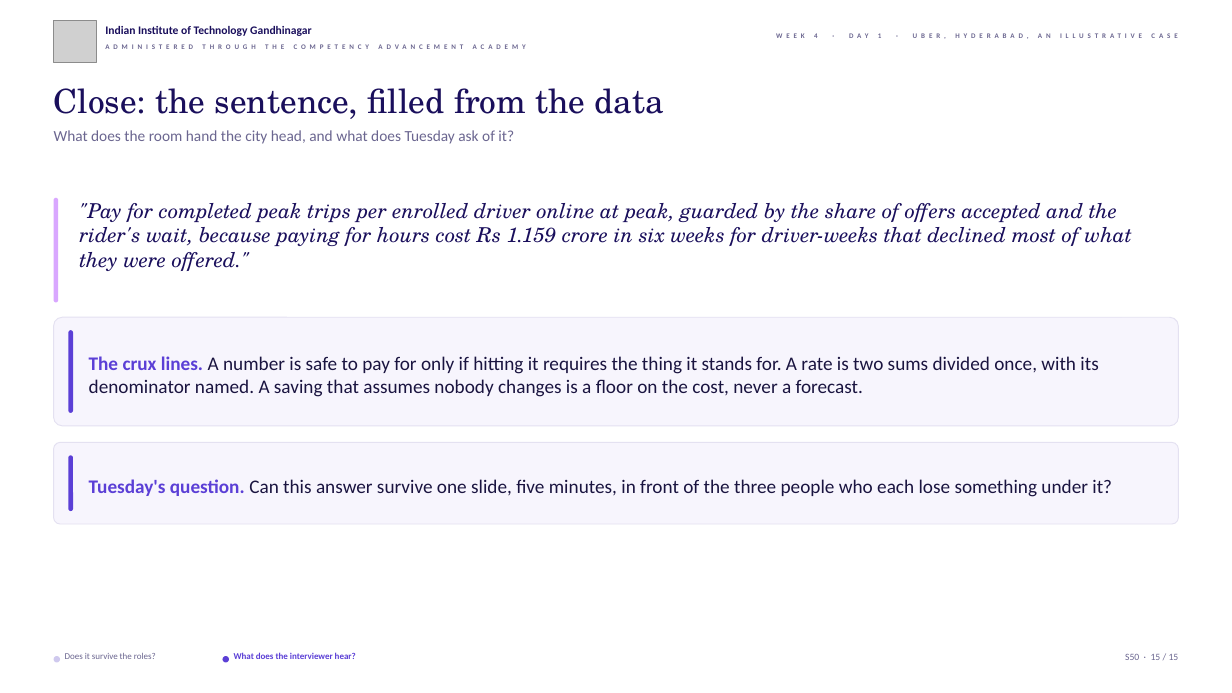
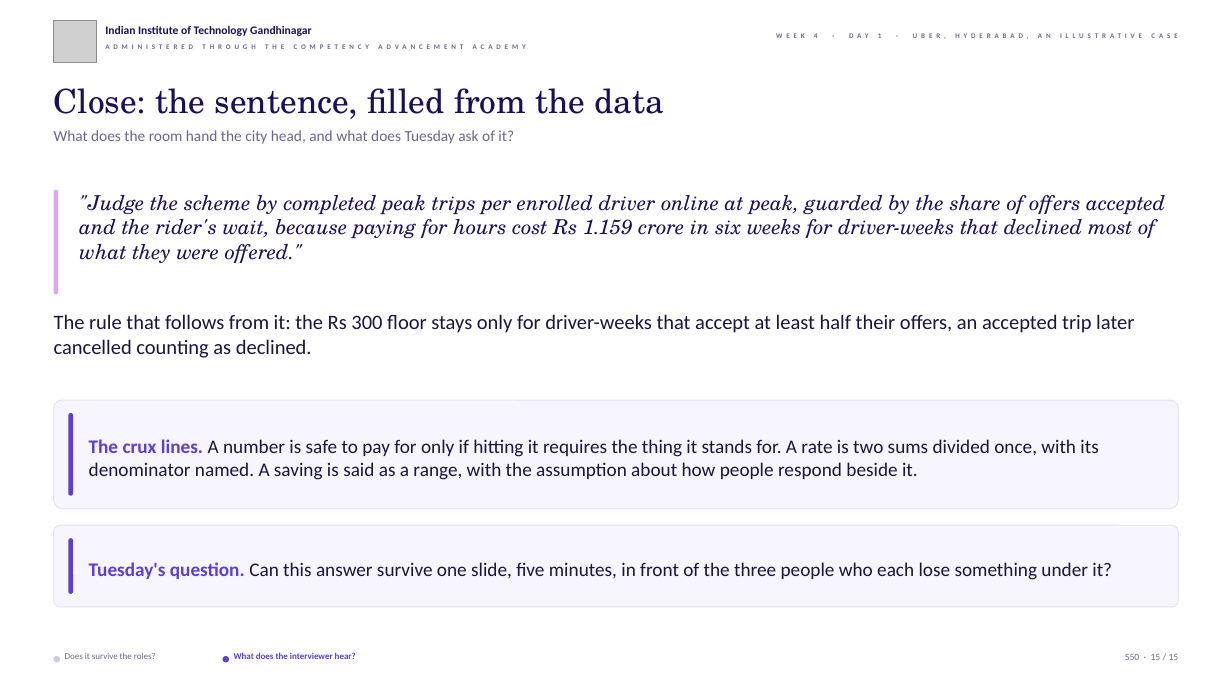
Before and after one commit to fde-academy-lab/c2-content-factory, a slide deck: slide 15 of content/W04/D1/slides/C2_W04_D01_half2_STUDENT.pptx. Drawn at 1232x693 pixels with LibreOffice and Linux fonts; fonts in the diff are those of the drawing; grey boxes stand for pictures; background and template pictures are left out. Boxes give left, top, right and bottom in pixels: in the first picture for what was removed or moved away, otherwise in the second. Text is boxed around its words. In the diff, an @@ line names an element or a change of style, - is before the commit and + after.

```diff
--- a/content/W04/D1/slides/C2_W04_D01_half2_STUDENT.pptx
+++ b/content/W04/D1/slides/C2_W04_D01_half2_STUDENT.pptx
@@ rounded rectangle: place and size @@
-rounded rectangle at [54, 198, 58, 302]
+rounded rectangle at [54, 189, 58, 294]
@@ text at [79, 195, 1165, 263]: text changed @@
-"Pay for completed peak trips per enrolled driver online at peak, guarded by the share of offers accepted and the rider's wait, because paying for hours cost Rs 1.159 crore in six weeks for driver-weeks that declined most of what they were offered."
+"Judge the scheme by completed peak trips per enrolled driver online at peak, guarded by the share of offers accepted and the rider's wait, because paying for hours cost Rs 1.159 crore in six weeks for driver-weeks that declined most of what they were offered."
@@ text added at [54, 314, 1134, 358], 16 pt, text #1A1440 @@
+The rule that follows from it: the Rs 300 floor stays only for driver-weeks that accept at least half their offers, an accepted trip later cancelled counting as declined.
@@ rounded rectangle removed at [68, 330, 73, 413] @@
@@ rounded rectangle: place and size @@
-rounded rectangle at [54, 443, 1178, 524]
+rounded rectangle at [54, 400, 1178, 509]
@@ rounded rectangle: place and size @@
-rounded rectangle at [68, 456, 73, 511]
+rounded rectangle at [68, 413, 73, 496]
@@ text at [89, 439, 1098, 480]: text changed @@
-The crux lines. A number is safe to pay for only if hitting it requires the thing it stands for. A rate is two sums divided once, with its denominator named. A saving that assumes nobody changes is a floor on the cost, never a forecast.
+The crux lines. A number is safe to pay for only if hitting it requires the thing it stands for. A rate is two sums divided once, with its denominator named. A saving is said as a range, with the assumption about how people respond beside it.
@@ rounded rectangle: place and size @@
-rounded rectangle at [54, 317, 1178, 426]
+rounded rectangle at [54, 525, 1178, 606]
@@ rounded rectangle added at [68, 538, 73, 593], fill #5B3FD6 @@
@@ text "Tuesday's question. Can this answer ...": place and size @@
-text "Tuesday's question. Can this answer ..." at [89, 479, 1112, 497]
+text "Tuesday's question. Can this answer ..." at [89, 562, 1112, 580]
```
Also in this commit, not shown: 10 other slides changed, 8 other files.
